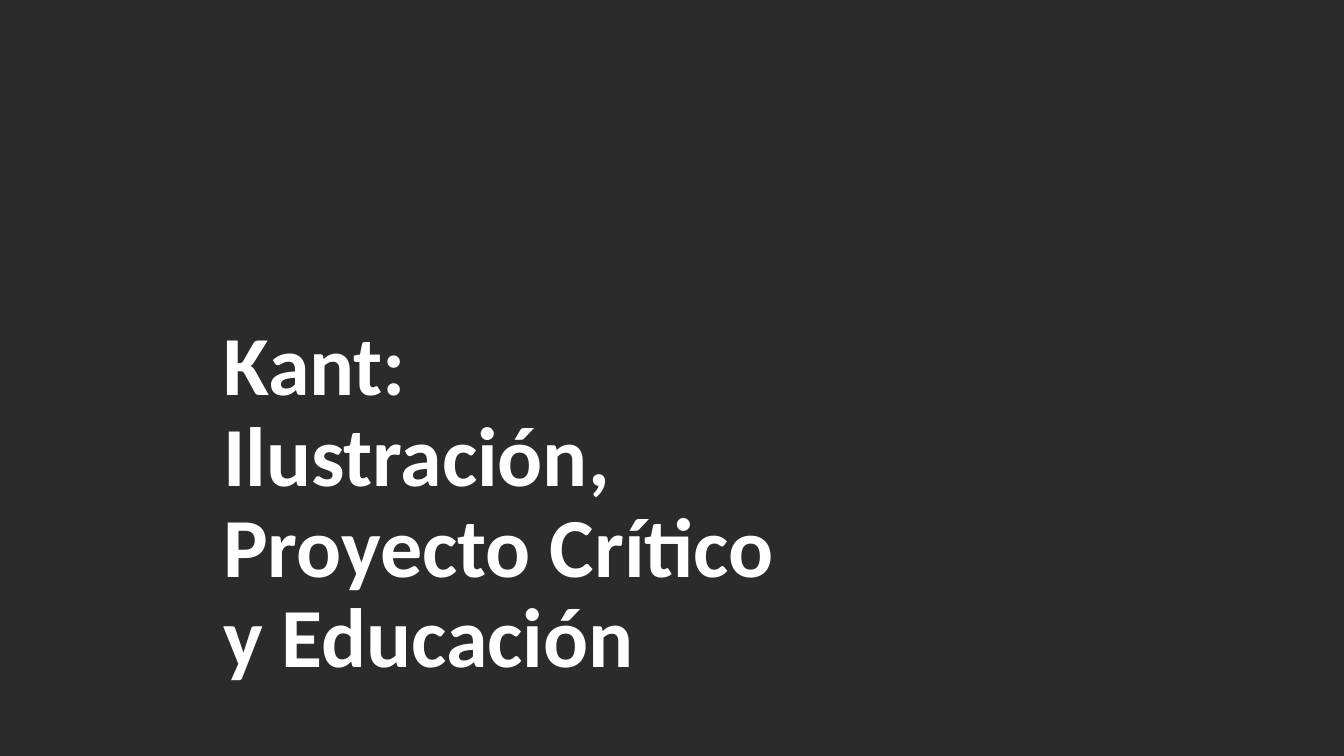
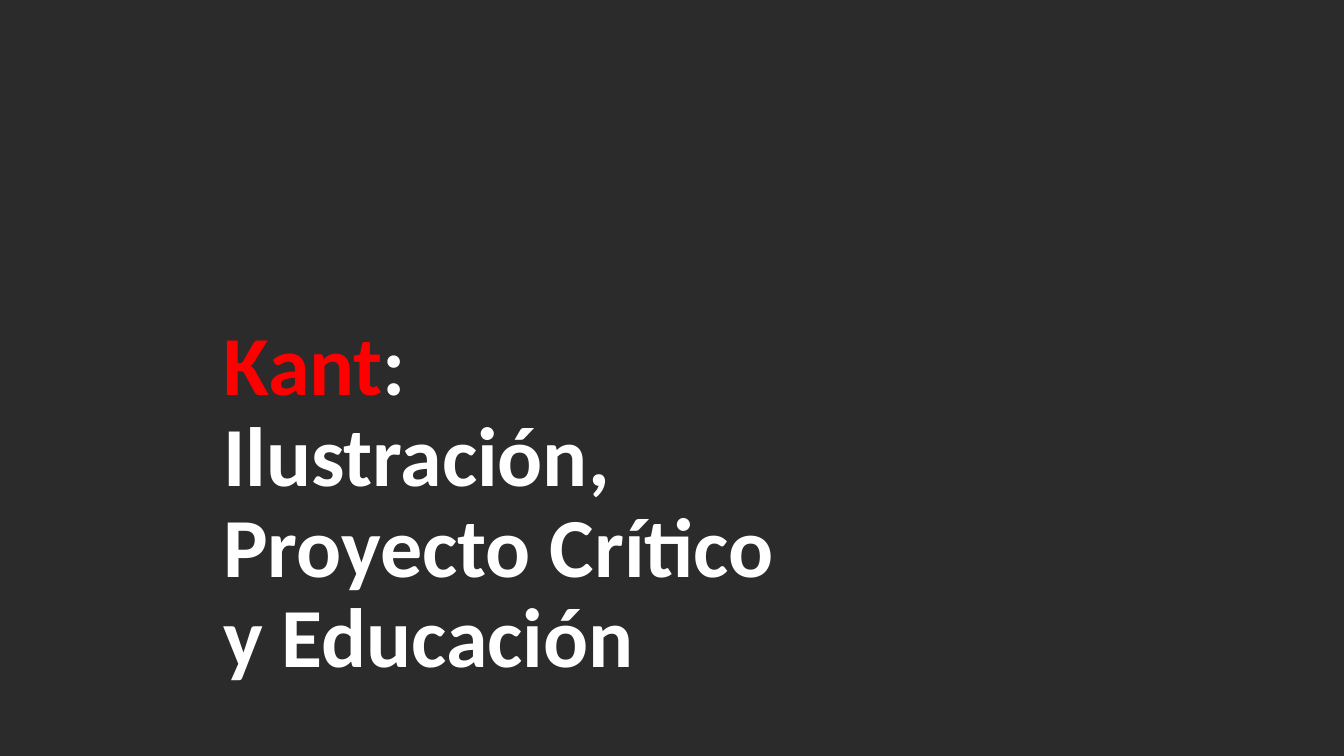
Before and after one commit to zaboltar/zaboltar.github.io, a slide deck: slide 1 of assets uarm/2023 1 UarmPCrit/Kant - ilustracion proyecto critico educacion.pptx. Drawn at 1344x756 pixels with LibreOffice and Linux fonts; fonts in the diff are those of the drawing; background and template pictures are left out; a plain dark background stands for a picture behind light text. Boxes give left, top, right and bottom in pixels: in the first picture for what was removed or moved away, otherwise in the second. Text is boxed around its words. In the diff, an @@ line names an element or a change of style, - is before the commit and + after.

```diff
--- a/assets uarm/2023 1 UarmPCrit/Kant - ilustracion proyecto critico educacion.pptx
+++ b/assets uarm/2023 1 UarmPCrit/Kant - ilustracion proyecto critico educacion.pptx
@@ title "Kant: Ilustración, Proyecto Crítico y ..." at (223, 340, 774, 681): text colour #FFFFFF to #FF0000 in "Kant:" @@
```
Also in this commit, not shown: 5 other slides changed, 17 slides added, 5 slides removed, 15 other files.
